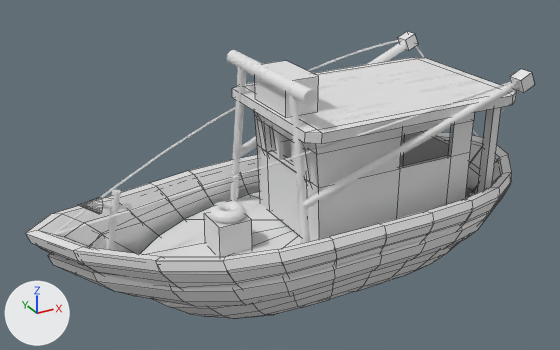
The FBX model boat_model/boat.fbx, before and after one commit.
One viewpoint serves both versions: a 50 mm lens placed at (-21.7, -30.6, 15.2), pointed at (-4.7, 0.5, -0.3). Every picture has the same lights, and +X, +Y and +Z are marked at lower left. Mesh edges are drawn as thin lines on the coarser meshes. Where no turn or scale is listed for an object, it has been applied to the vertices.

The older version as bpy lines, for what is in view:
```python
me_cylinder = bpy.data.meshes.new('Cylinder')
me_cylinder.from_pydata(...)  # a 32-sided cylinder along y spanning x -0.35..0.35, y -3.76..3.76, z -0.35..0.35
me_cylinder.materials.append(mat_basket)
me_cylinder_008 = bpy.data.meshes.new('Cylinder.008')
me_cylinder_008.from_pydata(...)  # 64 vertices, 34 faces; spans x -0.21..0.21, y -0.93..0.93, z -4.12..4.12
me_cylinder_008.materials.append(mat_basket)
me_mesh_001 = bpy.data.meshes.new('Mesh.001')
me_mesh_001.from_pydata(...)  # 508 vertices, 528 faces; spans x -14.6..11.1, y -5.4..5.4, z -5.8..0.7
me_mesh_001.materials.append(mat_steel)
ob_horizontalpillar = bpy.data.objects.new('HorizontalPillar', me_cylinder)
ob_horizontalpillar.location = (-5.52, 0.0, 5.01)
ob_hull = bpy.data.objects.new('Hull', me_mesh_001)
ob_hull.location = (-2.35, 0.0, -1.12)
ob_slantpillar2 = bpy.data.objects.new('SlantPillar2', me_cylinder_008)
ob_slantpillar2.location = (-5.63, -3.18, 1.08)
# also in view: 'BlackGuard' at (-4.2, 0.0, -1.9); 'Pole' at (-13.4, 0.0, -0.7); 'SlantPillar1' at (-5.6, 3.2, 1.1); 'Pillar2' at (5.8, -3.0, -0.1); 'WireHolder2' at (0.3, -4.0, 2.1)
```
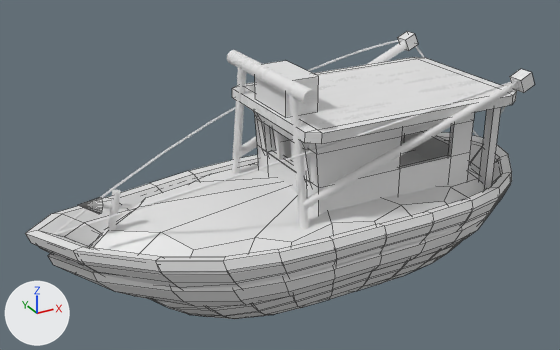
Boxes [x1, y1, x2, y2] around the edits, measured in the pictures (560 x 350 px):
'HullWaterExcluder', added: after [93, 150, 484, 319]
'Hull', unchanged, covered by the edit: before [39, 172, 511, 319]; after [39, 183, 511, 304]
'Table', unchanged, covered by the edit: before [204, 212, 252, 257]

What changed in the scene script:
```text
Add me_mesh_002_1:
    me_mesh_002_1.from_pydata(...)  # 484 vertices, 480 faces; spans x -12.5..10.1, y -5.1..5.1, z -5.8..0.5
    me_mesh_002_1.materials.append(mat_steel)
Add ob_hullwaterexcluder:
    ob_hullwaterexcluder = bpy.data.objects.new('HullWaterExcluder', me_mesh_002_1)
    ob_hullwaterexcluder.location = (-2.35, 0.0, -1.12)
```
